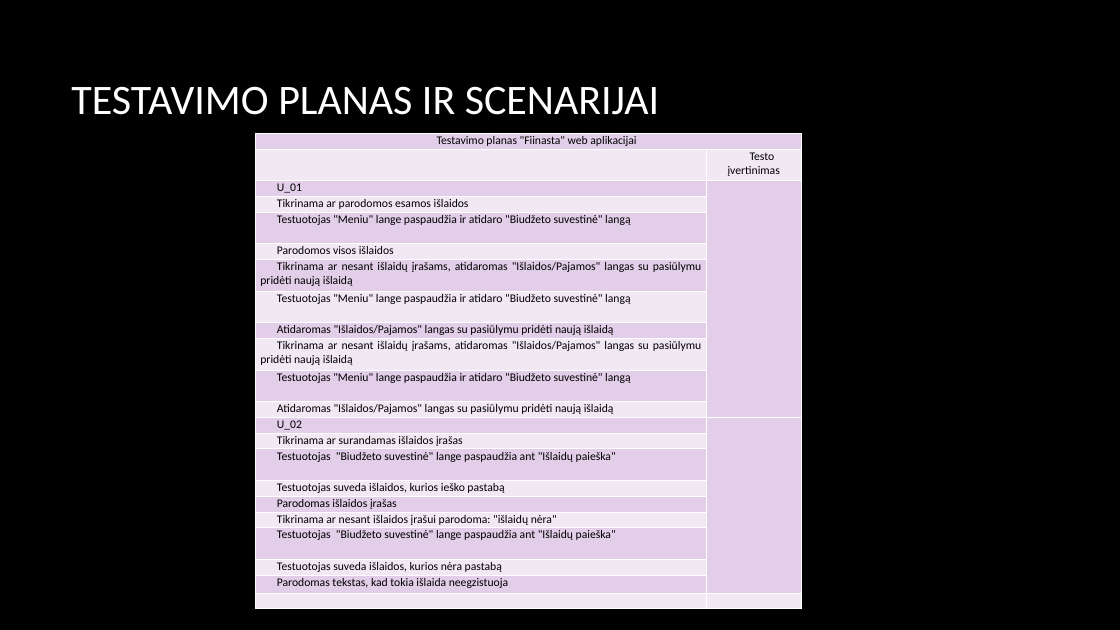
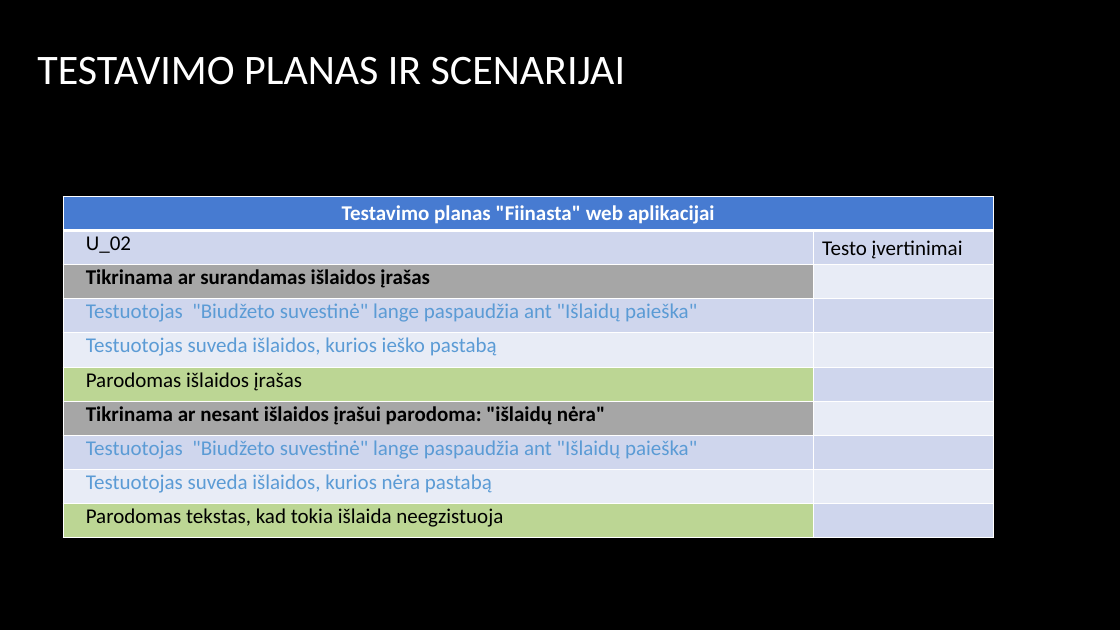
Before and after one commit to artisb45/PSIv2, a slide deck: slide 11 of 3 laboratorinis darbas Fiinasta.pptx (slide 12 before the commit). Drawn at 1120x630 pixels with LibreOffice and Linux fonts; fonts in the diff are those of the drawing; background and template pictures are left out. Boxes give left, top, right and bottom in pixels: in the first picture for what was removed or moved away, otherwise in the second. Text is boxed around its words. In the diff, an @@ line names an element or a change of style, - is before the commit and + after.

Commit message:
update 2.0

```diff
--- a/3 laboratorinis darbas Fiinasta.pptx
+++ b/3 laboratorinis darbas Fiinasta.pptx
@@ title "TESTAVIMO PLANAS IR SCENARIJAI": place and size @@
-title "TESTAVIMO PLANAS IR SCENARIJAI" at (71, 86, 659, 115)
+title "TESTAVIMO PLANAS IR SCENARIJAI" at (37, 56, 625, 85)
@@ table at (63, 197, 994, 538) @@
-row 2:  | Testo įvertinimas
-row 3: U_01 | 
-row 4: Tikrinama ar parodomos esamos išlaidos | 
-row 5: Testuotojas "Meniu" lange paspaudžia ir atidaro "Biudžeto suvestinė" langą | 
-row 6: Parodomos visos išlaidos | 
-row 7: Tikrinama ar nesant išlaidų įrašams, atidaromas "Išlaidos/Pajamos" langas su pasiūlymu pridėti naują išlaidą | 
-row 8: Testuotojas "Meniu" lange paspaudžia ir atidaro "Biudžeto suvestinė" langą | 
-row 9: Atidaromas "Išlaidos/Pajamos" langas su pasiūlymu pridėti naują išlaidą | 
-row 10: Tikrinama ar nesant išlaidų įrašams, atidaromas "Išlaidos/Pajamos" langas su pasiūlymu pridėti naują išlaidą | 
-row 11: Testuotojas "Meniu" lange paspaudžia ir atidaro "Biudžeto suvestinė" langą | 
-row 12: Atidaromas "Išlaidos/Pajamos" langas su pasiūlymu pridėti naują išlaidą | 
-row 13: U_02 | 
+row 2: U_02 | Testo įvertinimai
-row 22:  | 
@@ table: place and size @@
-table at (255, 134, 802, 610)
+table at (63, 197, 994, 538)
```
Also in this commit, not shown: 1 other slide changed, 3 slides added.
